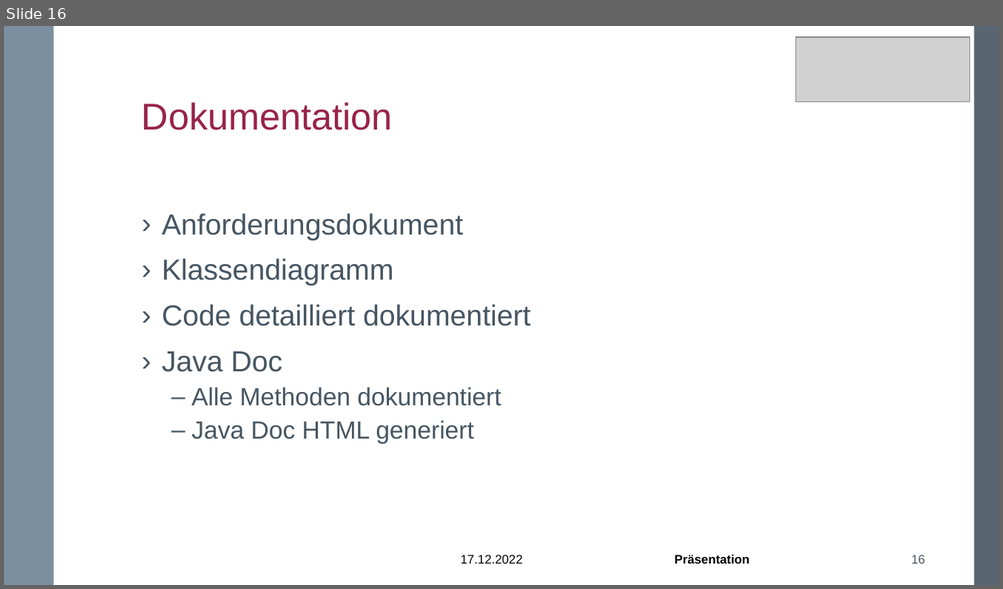
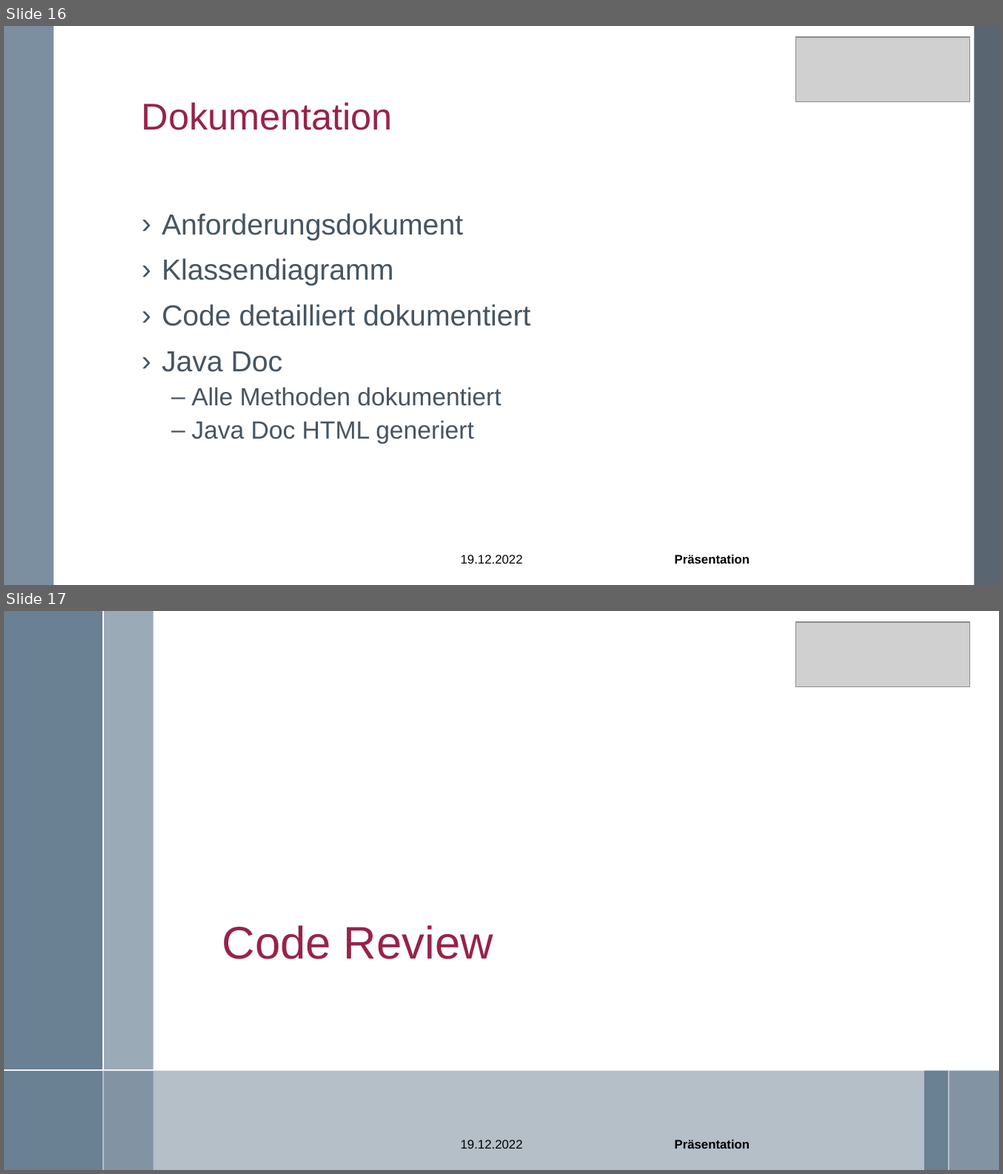
Before and after one commit to MightyModerator/donttouchthewall, a slide deck: documents/Präsentation-G2.pptx. Shown one above the other, each under a label of ours: slide 16 before the commit, slides 16 and 17 after it. The pictures are 1003x589 and 1003x1174 pixels, drawn with LibreOffice and Linux fonts; fonts in the diff are those of the drawing; grey boxes stand for pictures; background and template pictures are left out. Boxes give left, top, right and bottom in pixels: in the first picture for what was removed or moved away, otherwise in the second. Text is boxed around its words. In the diff, an @@ line names an element or a change of style, - is before the commit and + after.

```diff
--- a/documents/Präsentation-G2.pptx
+++ b/documents/Präsentation-G2.pptx
@@ slide 17 added at [4, 611, 999, 1170], background #FFFFFF @@
@@ rectangle added at [4, 611, 103, 1170], fill #6A8093 @@
@@ rectangle added at [103, 611, 153, 1170], fill #9BAAB7 @@
@@ line added from (103, 611) to (103, 1170), #FFFFFF 1.5 pt @@
@@ picture added at [796, 622, 970, 687] @@
@@ text added at [222, 925, 493, 960], 44 pt, text #982348 @@
+Code Review
@@ line added from (4, 1071) to (153, 1071), #FFFFFF 1.5 pt @@
@@ rectangle added at [4, 1071, 999, 1170], fill #6A8093 at 50% opacity @@
@@ rectangle added at [924, 1071, 948, 1170], fill #6A8093 @@
@@ rectangle added at [948, 1071, 999, 1170], fill #9BAAB7 @@
@@ line added from (948, 1071) to (948, 1170), #FFFFFF 1.5 pt @@
@@ text added at [461, 1140, 523, 1149], 12 pt, text #000000 @@
+19.12.2022
@@ text added at [674, 1140, 750, 1149], 12 pt, text #000000, bold @@
+Präsentation
@@ slide 16 changed as well @@
@@ text at [461, 555, 523, 564]: text changed @@
-17.12.2022
+19.12.2022
@@ page number removed at [911, 555, 925, 564] @@
-16
```
Also in this commit, not shown: 14 other slides changed, 2 other slides added, 3 slides removed, 16 other files.
